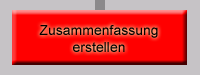
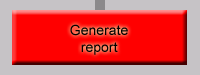
Layered file, before and after one edit (w=200, h=75). Changes by layer:
renamed "Zusammenfassung erstellen" to "Generate report", painted on it over [39, 24, 158, 55]
